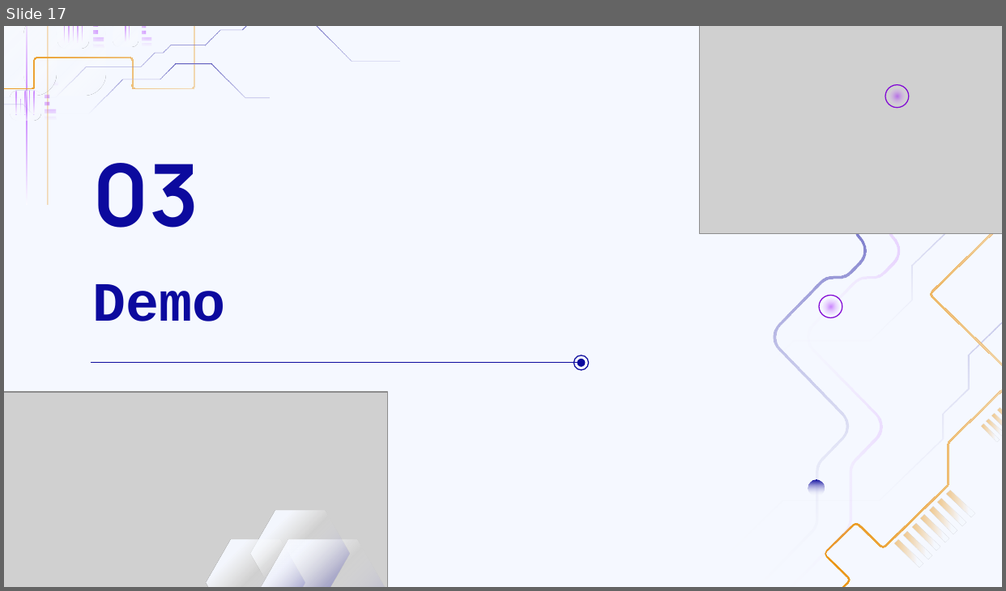
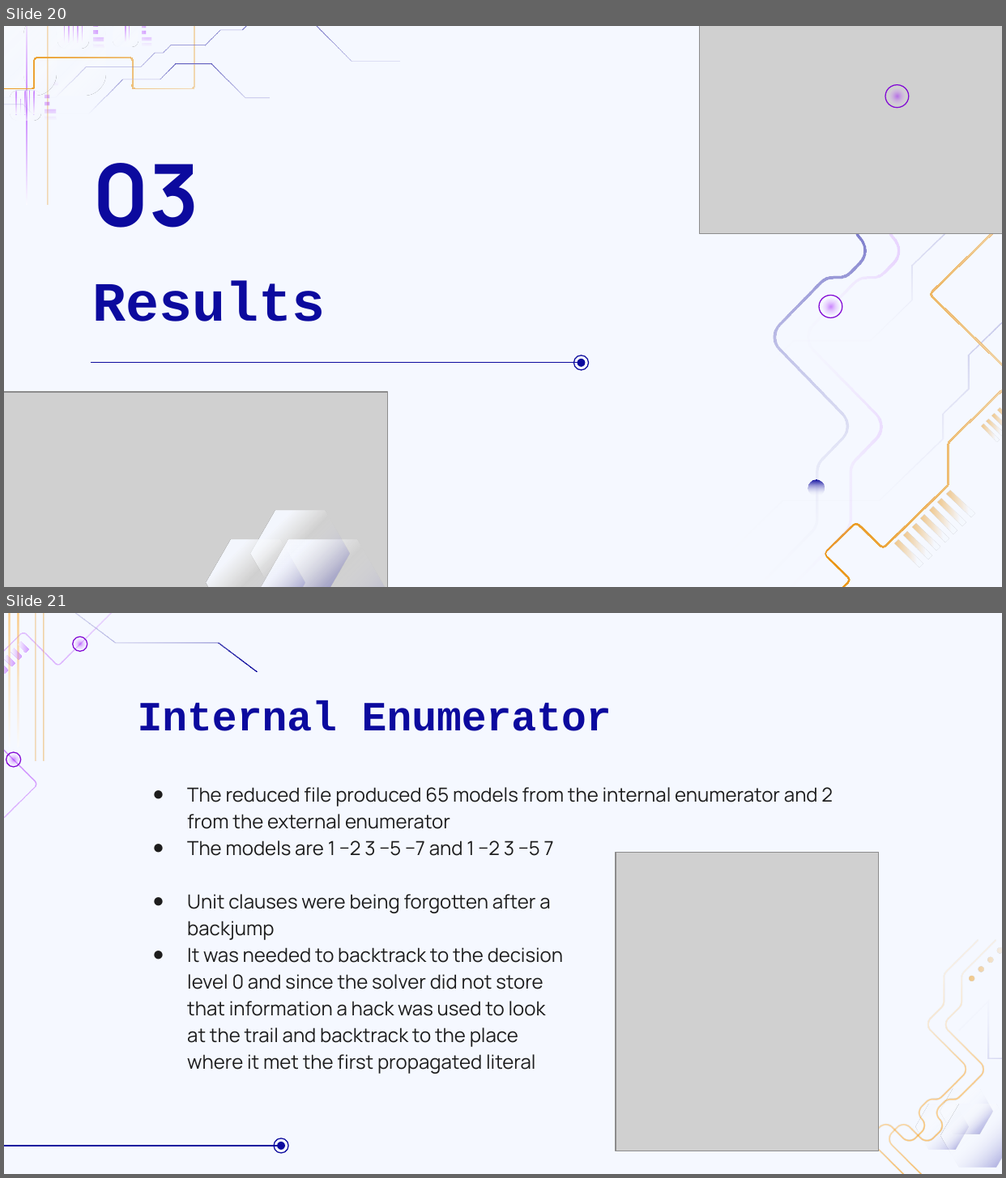
Before and after one commit to Irisi99/SAT4J-API-Fuzzing, a slide deck: Slides.pptx. Shown one above the other, each under a label of ours: slide 17 before the commit, slides 20 and 21 after it. The pictures are 1006x591 and 1006x1178 pixels, drawn with LibreOffice and Linux fonts; fonts in the diff are those of the drawing; grey boxes stand for pictures; background and template pictures are left out. Boxes give left, top, right and bottom in pixels: in the first picture for what was removed or moved away, otherwise in the second. Text is boxed around its words. In the diff, an @@ line names an element or a change of style, - is before the commit and + after.

```diff
--- a/Slides.pptx
+++ b/Slides.pptx
@@ slide 21 added at [4, 613, 1002, 1174], background #F5F8FF @@
@@ group added at [4, 613, 258, 1018]: 10 freeform shapes, 4 ellipses @@
@@ title added at [138, 700, 612, 731], 30 pt, text #0C0A9E, bold @@
+Internal Enumerator
@@ subtitle added at [187, 787, 833, 1074], 14 pt, text #1D1D1D @@
+● The reduced file produced 65 models from the internal enumerator and 2 from the external enumerator
+● The models are 1 −2 3 −5 −7 and 1 −2 3 −5 7
+● Unit clauses were being forgotten after a
+  backjump
+● It was needed to backtrack to the decision
+  level 0 and since the solver did not store
+  that information a hack was used to look
+  at the trail and backtrack to the place
+  where it met the first propagated literal
@@ picture added at [616, 853, 879, 1152] @@
@@ group added at [872, 930, 1002, 1174]: 8 freeform shapes @@
@@ line added from (4, 1146) to (278, 1146), #0C0A9E 0.75 pt @@
@@ ellipse added at [274, 1139, 288, 1154], outline #0C0A9E 0.75 pt @@
@@ ellipse added at [278, 1142, 285, 1150], fill #0C0A9E @@
@@ what was slide 17 is now slide 20 @@
@@ slide 20 changed as well @@
@@ title at [92, 281, 325, 322]: text changed @@
-Demo
+Results
```
Also in this commit, not shown: 15 other slides changed, 13 other slides added, 5 slides removed.
